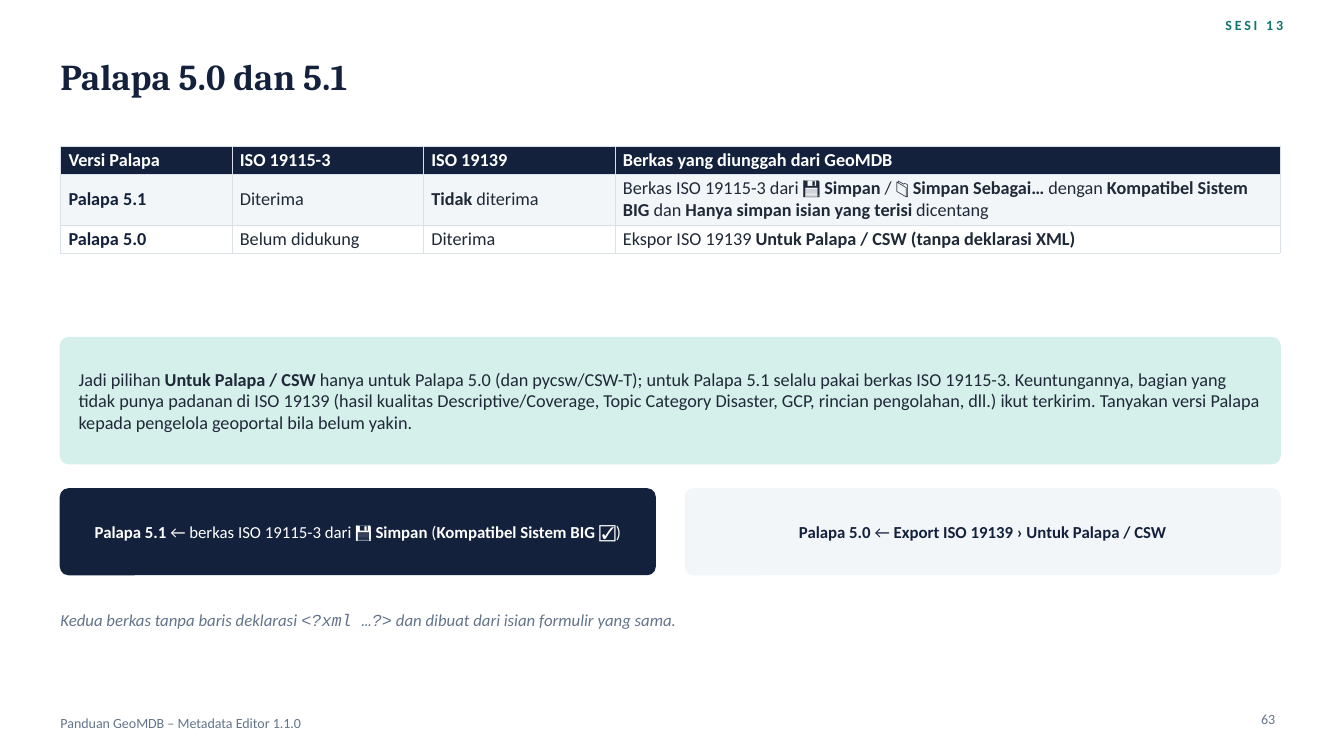
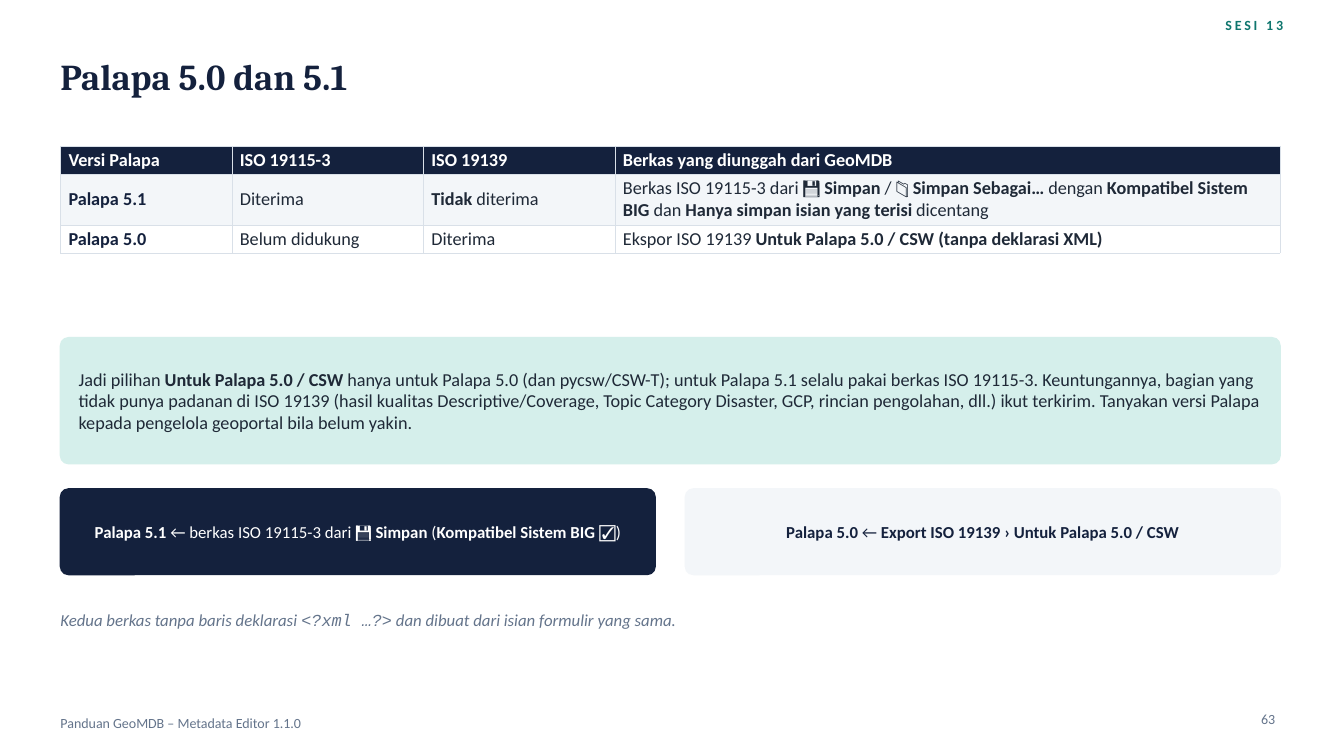
Before and after one commit to wendraalqassam/iso19115_metadata_editor, a slide deck: slide 63 of docs/Panduan-GeoMDB-Metadata-Editor.pptx. Drawn at 1344x756 pixels with LibreOffice and Linux fonts; fonts in the diff are those of the drawing. Boxes give left, top, right and bottom in pixels: in the first picture for what was removed or moved away, otherwise in the second. Text is boxed around its words. In the diff, an @@ line names an element or a change of style, - is before the commit and + after.

Commit message:
Prepare 1.1.0 for plugins.qgis.org: Palapa 5.0 label, clean scans, release ZIP contents
- Export menu: "Untuk Palapa 5.0 / CSW"; tooltip and success message say Palapa 5.1 takes only
  ISO 19115-3 from Save with "Kompatibel Sistem BIG". Deck and changelog follow.
- metadata.txt: drop supportsQt6 (removed from QGIS core; QGIS 4 support comes from
  qgisMaximumVersion=4.99).
- Release ZIP (git archive): docs/, tests/, .gitattributes and .gitignore are export-ignored;
  .flake8 is shipped (read by the plugins.qgis.org scanner; long lines are this project's style).
- flake8: unused imports, blank lines and continuation indents fixed.

Release package scan: Bandit 0, detect-secrets 0 (both blocking on plugins.qgis.org), flake8 0;
loads in QGIS 3.40.9 (8/8 smoke checks).

```diff
--- a/docs/Panduan-GeoMDB-Metadata-Editor.pptx
+++ b/docs/Panduan-GeoMDB-Metadata-Editor.pptx
@@ table at (60,146,1280,252) @@
-row 3, column 4: Ekspor ISO 19139 Untuk Palapa / CSW (tanpa deklarasi XML)
+row 3, column 4: Ekspor ISO 19139 Untuk Palapa 5.0 / CSW (tanpa deklarasi XML)
@@ text at (79,373,1260,432): text changed @@
-Jadi pilihan Untuk Palapa / CSW hanya untuk Palapa 5.0 (dan pycsw/CSW-T); untuk Palapa 5.1 selalu pakai berkas ISO 19115-3. Keuntungannya, bagian yang tidak punya padanan di ISO 19139 (hasil kualitas Descriptive/Coverage, Topic Category Disaster, GCP, rincian pengolahan, dll.) ikut terkirim. Tanyakan versi Palapa kepada pengelola geoportal bila belum yakin.
+Jadi pilihan Untuk Palapa 5.0 / CSW hanya untuk Palapa 5.0 (dan pycsw/CSW-T); untuk Palapa 5.1 selalu pakai berkas ISO 19115-3. Keuntungannya, bagian yang tidak punya padanan di ISO 19139 (hasil kualitas Descriptive/Coverage, Topic Category Disaster, GCP, rincian pengolahan, dll.) ikut terkirim. Tanyakan versi Palapa kepada pengelola geoportal bila belum yakin.
@@ text at (786,526,1179,541): text changed @@
-Palapa 5.0 ← Export ISO 19139 › Untuk Palapa / CSW
+Palapa 5.0 ← Export ISO 19139 › Untuk Palapa 5.0 / CSW
```
Also in this commit, not shown: 5 other slides changed, 10 other files.
